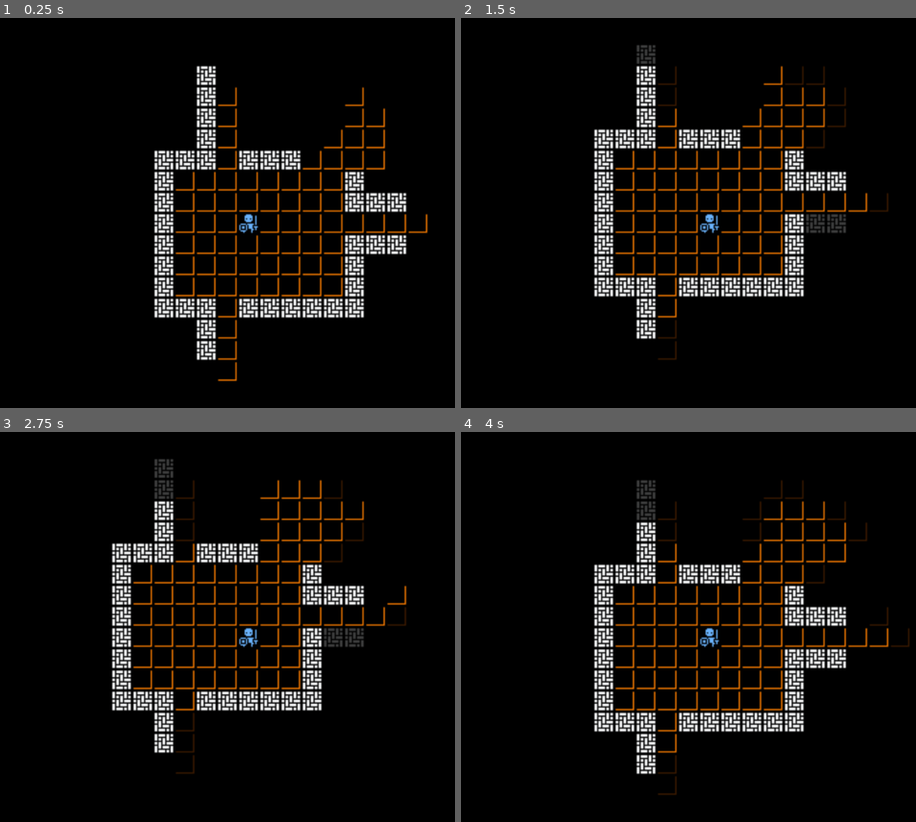
Above: before the commit, frames 1-4 (two rows, left to right).
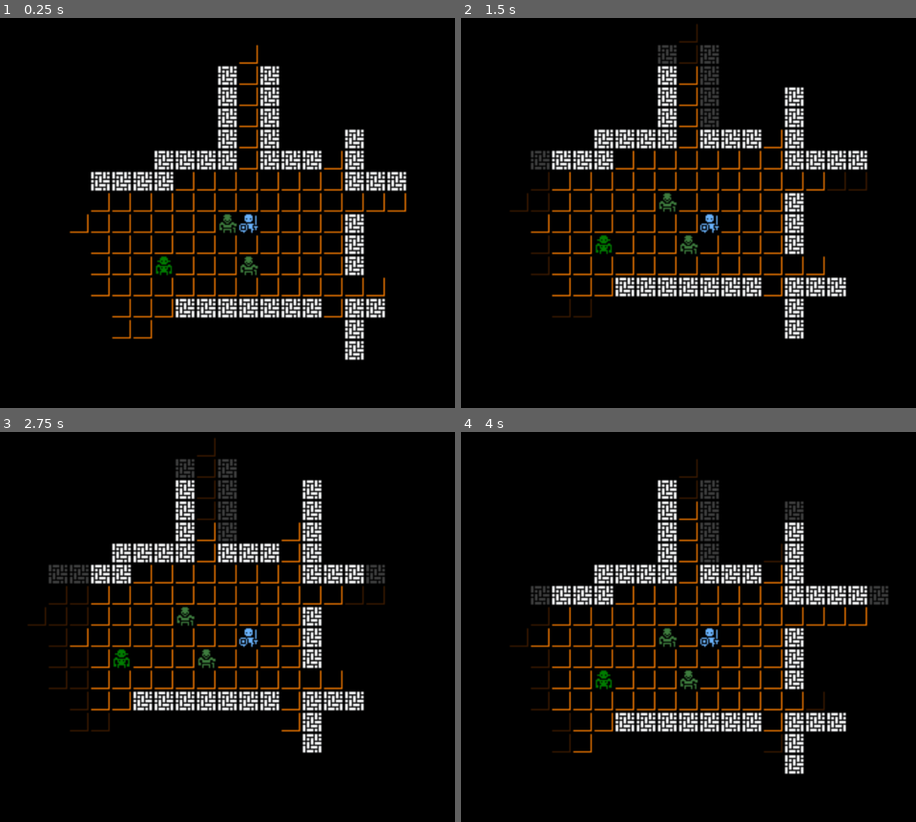
Above: after the commit, the same moments.

Repository: syntaxtsb/roguelike-tutorial-2024
Game: Godot game, scene res://src/game/game.tscn
The game is run twice, just before and just after one commit, with the same random seed, the same clock (stepped at 60 frames per second) and the same inputs.
Inputs:
- Up to frame 1 (0.25 s): no input
- Up to frame 2 (1.5 s): tap Enter at 0.5 s; hold Right (Move right) 0.53-1.28 s; tap Space at 1.25 s; hold Down (Move down) from 1.28 s (still down)
- Up to frame 3 (2.75 s): tap Enter at 2 s; release Down (Move down) at 2.03 s; hold Right (Move right) from 2.03 s (still down)
- Up to frame 4 (4 s): tap Space at 2.75 s; release Right (Move right) at 2.78 s; hold Up (Move up) 2.78-3.53 s; tap Enter at 3.5 s; hold Left (Move left) from 3.53 s (still down)

The runs differ from the first frame. In frame 1, 12% of the frame differs, in the area x 15-95%, y 6-94%; in frame 2, 11%; in frame 3, 11%; in frame 4, 12%, in the area x 10-99%, y 7-94%.

Commit message:
Part 5
Placing enemies and kicking them

Diff:
--- /dev/null
+++ b/assets/definitions/entities/actors/entity_definition_orc.tres
@@ -0,0 +1,15 @@
+[gd_resource type="Resource" script_class="EntityDefinition" load_steps=4 format=3 uid="uid://bcghnfgt7guc7"]
+
+[ext_resource type="Script" path="res://src/entities/entity_definition.gd" id="1_ou3j2"]
+[ext_resource type="Texture2D" uid="uid://cvh1nfxhsqgrf" path="res://assets/images/monochrome_packed.png" id="2_dpdm3"]
+
+[sub_resource type="AtlasTexture" id="AtlasTexture_0neiy"]
+atlas = ExtResource("2_dpdm3")
+region = Rect2(400, 64, 16, 16)
+
+[resource]
+script = ExtResource("1_ou3j2")
+name = "Orc"
+texture = SubResource("AtlasTexture_0neiy")
+color = Color(0.247059, 0.498039, 0.247059, 1)
+is_blocking_movement = true
--- a/assets/definitions/entities/actors/entity_definition_player.tres
+++ b/assets/definitions/entities/actors/entity_definition_player.tres
@@ -9,5 +9,7 @@
 
 [resource]
 script = ExtResource("1_r2kr4")
+name = "Player"
 texture = SubResource("AtlasTexture_shxin")
 color = Color(0.423529, 0.713726, 1, 1)
+is_blocking_movement = true
--- /dev/null
+++ b/assets/definitions/entities/actors/entity_definition_troll.tres
@@ -0,0 +1,15 @@
+[gd_resource type="Resource" script_class="EntityDefinition" load_steps=4 format=3 uid="uid://csbcskrot7cgk"]
+
+[ext_resource type="Script" path="res://src/entities/entity_definition.gd" id="1_7q3lm"]
+[ext_resource type="Texture2D" uid="uid://cvh1nfxhsqgrf" path="res://assets/images/monochrome_packed.png" id="2_5pxur"]
+
+[sub_resource type="AtlasTexture" id="AtlasTexture_be7nr"]
+atlas = ExtResource("2_5pxur")
+region = Rect2(400, 32, 16, 16)
+
+[resource]
+script = ExtResource("1_7q3lm")
+name = "Troll"
+texture = SubResource("AtlasTexture_be7nr")
+color = Color(0, 0.498039, 0, 1)
+is_blocking_movement = true
--- /dev/null
+++ b/src/entities/actors/actions/action_with_direction.gd
@@ -0,0 +1,12 @@
+class_name ActionWithDirection
+extends Action
+
+var offset: Vector2i
+
+
+func _init(dx: int, dy: int) -> void:
+	offset = Vector2i(dx, dy)
+
+
+func perform(game: Game, entity: Entity) -> void:
+	pass
--- /dev/null
+++ b/src/entities/actors/actions/bump_action.gd
@@ -0,0 +1,11 @@
+class_name BumpAction
+extends ActionWithDirection
+
+
+func perform(game: Game, entity: Entity) -> void:
+	var destination := Vector2i(entity.grid_position + offset)
+
+	if game.get_map_data().get_blocking_entity_at_location(destination):
+		MeleeAction.new(offset.x, offset.y).perform(game, entity)
+	else:
+		MovementAction.new(offset.x, offset.y).perform(game, entity)
--- /dev/null
+++ b/src/entities/actors/actions/melee_action.gd
@@ -0,0 +1,10 @@
+class_name MeleeAction
+extends ActionWithDirection
+
+
+func perform(game: Game, entity: Entity) -> void:
+	var destination := Vector2i(entity.grid_position + offset)
+	var target: Entity = game.get_map_data().get_blocking_entity_at_location(destination)
+	if not target:
+		return
+	print("You kick the %s, much to it's annoyance!" % target.get_entity_name())
--- a/src/entities/actors/actions/movement_action.gd
+++ b/src/entities/actors/actions/movement_action.gd
@@ -1,17 +1,14 @@
 class_name MovementAction
-extends Action
-
-var offset: Vector2i
-
-
-func _init(dx: int, dy: int) -> void:
-	offset = Vector2i(dx, dy)
+extends ActionWithDirection
 
 
 func perform(game: Game, entity: Entity) -> void:
 	var destination: Vector2i = entity.grid_position + offset
+
 	var map_data: MapData = game.get_map_data()
 	var destination_tile: Tile = map_data.get_tile(destination)
 	if not destination_tile or not destination_tile.is_walkable():
 		return
+	if game.get_map_data().get_blocking_entity_at_location(destination):
+		return
 	entity.move(offset)
--- a/src/entities/entity.gd
+++ b/src/entities/entity.gd
@@ -1,5 +1,8 @@
 class_name Entity
 extends Sprite2D
+
+var _definition: EntityDefinition
+
 
 var grid_position: Vector2i:
 	set(value):
@@ -10,9 +13,20 @@
 func _init(start_position: Vector2i, entity_definition: EntityDefinition) -> void:
 	centered = false
 	grid_position = start_position
-	texture = entity_definition.texture
-	modulate = entity_definition.color
+	set_entity_type(entity_definition)
 
 
 func move(move_offset: Vector2i) -> void:
 	grid_position += move_offset
+
+
+func set_entity_type(entity_definition: EntityDefinition) -> void:
+	_definition = entity_definition
+	texture = entity_definition.texture
+	modulate = entity_definition.color
+
+func is_blocking_movement() -> bool:
+	return _definition.is_blocking_movement
+
+func get_entity_name() -> String:
+	return _definition.name
--- a/src/entities/entity_definition.gd
+++ b/src/entities/entity_definition.gd
@@ -2,5 +2,9 @@
 extends Resource
 
 @export_category("Visuals")
+@export var name: String = "Unnamed Entity"
 @export var texture: AtlasTexture
 @export_color_no_alpha var color := Color.WHITE
+
+@export_category("Mechanics")
+@export var is_blocking_movement: bool = true
--- a/src/game/event_handler.gd
+++ b/src/game/event_handler.gd
@@ -7,13 +7,13 @@
 
 
 	if Input.is_action_just_pressed("Move up"):
-		action = MovementAction.new(0, -1)
+		action = BumpAction.new(0, -1)
 	elif Input.is_action_just_pressed("Move down"):
-		action = MovementAction.new(0, 1)
+		action = BumpAction.new(0, 1)
 	elif Input.is_action_just_pressed("Move left"):
-		action = MovementAction.new(-1, 0)
+		action = BumpAction.new(-1, 0)
 	elif Input.is_action_just_pressed("Move right"):
-		action = MovementAction.new(1, 0)
+		action = BumpAction.new(1, 0)
 
 	if Input.is_action_just_pressed("Quit"):
 		action = EscapeAction.new()
--- a/src/game/game.gd
+++ b/src/game/game.gd
@@ -5,7 +5,6 @@
 
 @onready var player: Entity
 @onready var event_handler: EventHandler = $EventHandler
-@onready var entities: Node2D = $Entities
 @onready var map: Map = $Map
 @onready var camera: Camera2D = $Camera2D
 
@@ -14,7 +13,6 @@
 	player = Entity.new(Vector2i.ZERO, player_definition)
 	remove_child(camera)
 	player.add_child(camera)
-	entities.add_child(player)
 	map.generate(player)
 	map.update_fov(player.grid_position)
 
@@ -24,9 +22,15 @@
 	if action:
 		var previous_player_position: Vector2i = player.grid_position
 		action.perform(self, player)
-		if player.grid_position != previous_player_position:
-			map.update_fov(player.grid_position)
+		_handle_enemy_turns()
+		map.update_fov(player.grid_position)
 
+
+func _handle_enemy_turns() -> void:
+	for entity in get_map_data().entities:
+		if entity == player:
+			continue
+		print("The %s wonders when it will get to take a real turn." % entity.get_entity_name())
 
 func get_map_data() -> MapData:
 	return map.map_data
--- a/src/game/game.tscn
+++ b/src/game/game.tscn
@@ -21,7 +21,9 @@
 [node name="FieldOfView" type="Node" parent="Map"]
 script = ExtResource("5_mdqh5")
 
-[node name="Entities" type="Node2D" parent="."]
+[node name="Tiles" type="Node2D" parent="Map"]
+
+[node name="Entities" type="Node2D" parent="Map"]
 
 [node name="Camera2D" type="Camera2D" parent="."]
 zoom = Vector2(2, 2)
--- a/src/map/dungeon_generator.gd
+++ b/src/map/dungeon_generator.gd
@@ -10,7 +10,15 @@
 @export var room_max_size: int = 10
 @export var room_min_size: int = 6
 
+@export_category("Monsters RNG")
+@export var max_monsters_per_room = 2
+
 var _rng := RandomNumberGenerator.new()
+
+const entity_types = {
+	"orc": preload("res://assets/definitions/entities/actors/entity_definition_orc.tres"),
+	"troll": preload("res://assets/definitions/entities/actors/entity_definition_troll.tres"),
+}
 
 
 func _ready() -> void:
@@ -55,6 +63,7 @@
 
 func generate_dungeon(player: Entity) -> MapData:
 	var dungeon := MapData.new(map_width, map_height)
+	dungeon.entities.append(player)
 
 	var rooms: Array[Rect2i] = []
 
@@ -82,6 +91,30 @@
 		else:
 			_tunnel_between(dungeon, rooms.back().get_center(), new_room.get_center())
 
+		_place_entities(dungeon, new_room)
+
 		rooms.append(new_room)
 
 	return dungeon
+
+func _place_entities(dungeon: MapData, room: Rect2i) -> void:
+	var number_of_monsters: int = _rng.randi_range(0, max_monsters_per_room)
+
+	for _i in number_of_monsters:
+		var x: int = _rng.randi_range(room.position.x + 1, room.end.x - 1)
+		var y: int = _rng.randi_range(room.position.y + 1, room.end.y - 1)
+		var new_entity_position := Vector2i(x, y)
+
+		var can_place: bool = true
+		for entity in dungeon.entities:
+			if entity.grid_position == new_entity_position:
+				can_place = false
+				break
+
+		if can_place:
+			var new_entity: Entity
+			if _rng.randf() < 0.8:
+				new_entity = Entity.new(new_entity_position, entity_types.orc)
+			else:
+				new_entity = Entity.new(new_entity_position, entity_types.troll)
+			dungeon.entities.append(new_entity)
--- a/src/map/field_of_view.gd
+++ b/src/map/field_of_view.gd
@@ -1,3 +1,6 @@
+## Field of view using the symmetric shadowcasting algorithm described here:
+##   https://www.albertford.com/shadowcasting/
+## Modified to support a distance limit from the origin (radius).
 class_name FieldOfView
 extends Node
 
--- a/src/map/map.gd
+++ b/src/map/map.gd
@@ -5,6 +5,8 @@
 
 var map_data: MapData
 
+@onready var tiles: Node2D = $Tiles
+@onready var entities: Node2D = $Entities
 @onready var dungeon_generator: DungeonGenerator = $DungeonGenerator
 @onready var field_of_View: FieldOfView = $FieldOfView
 
@@ -12,11 +14,20 @@
 func generate(player: Entity) -> void:
 	map_data = dungeon_generator.generate_dungeon(player)
 	_place_tiles()
+	_place_entities()
 
 
 func update_fov(player_position: Vector2i) -> void:
 	field_of_View.update_fov(map_data, player_position, fov_radius)
 
+	for entity in map_data.entities:
+		entity.visible = map_data.get_tile(entity.grid_position).is_in_view
+
 func _place_tiles() -> void:
 	for tile in map_data.tiles:
-		add_child(tile)
+		tiles.add_child(tile)
+
+
+func _place_entities() -> void:
+	for entity in map_data.entities:
+		entities.add_child(entity)
--- a/src/map/map_data.gd
+++ b/src/map/map_data.gd
@@ -9,11 +9,13 @@
 var width: int
 var height: int
 var tiles: Array[Tile]
+var entities: Array[Entity]
 
 
 func _init(map_width: int, map_height: int) -> void:
 	width = map_width
 	height = map_height
+	entities = []
 	_setup_tiles()
 
 
@@ -51,3 +53,8 @@
 		and 0 <= coordinate.y
 		and coordinate.y < height
 	)
+func get_blocking_entity_at_location(grid_position: Vector2i) -> Entity:
+	for entity in entities:
+		if entity.is_blocking_movement() and entity.grid_position == grid_position:
+			return entity
+	return null
